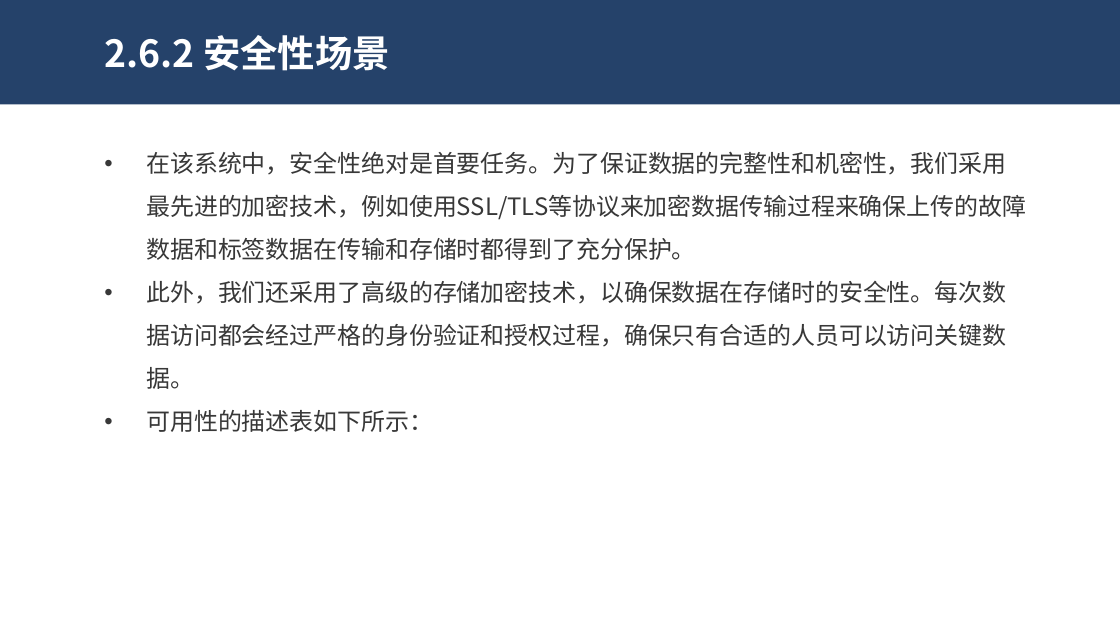
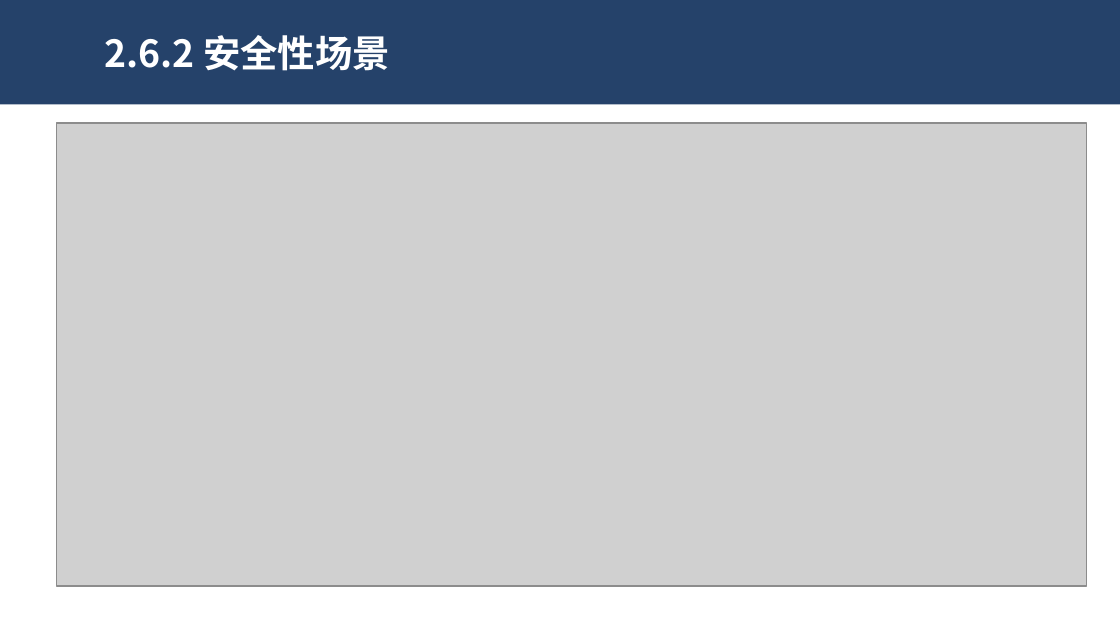
Before and after one commit to dekrt/SoftwareArchitecture, a slide deck: slide 27 of 架构设计-ArchitectureDesign/ArchitectureDesign.pptx (slide 26 before the commit). Drawn at 1120x630 pixels with LibreOffice and Linux fonts; fonts in the diff are those of the drawing; grey boxes stand for pictures. Boxes give left, top, right and bottom in pixels: in the first picture for what was removed or moved away, otherwise in the second. Text is boxed around its words. In the diff, an @@ line names an element or a change of style, - is before the commit and + after.

```diff
--- a/架构设计-ArchitectureDesign/ArchitectureDesign.pptx
+++ b/架构设计-ArchitectureDesign/ArchitectureDesign.pptx
@@ picture added at (56, 123, 1086, 586) @@
@@ text removed at (146, 151, 1026, 432) @@
-• 在该系统中，安全性绝对是首要任务。为了保证数据的完整性和机密性，我们采用最先进的加密技术，例如使用SSL/TLS等协议来加密数据传输过程来确保上传的故障数据和标签数据在传输和存储时都得到了充分保护。
-• 此外，我们还采用了高级的存储加密技术，以确保数据在存储时的安全性。每次数据访问都会经过严格的身份验证和授权过程，确保只有合适的人员可以访问关键数据。
-• 可用性的描述表如下所示：
```
Also in this commit, not shown: 8 other slides changed, 5 slides added, 1 slide removed, 3 other files.
